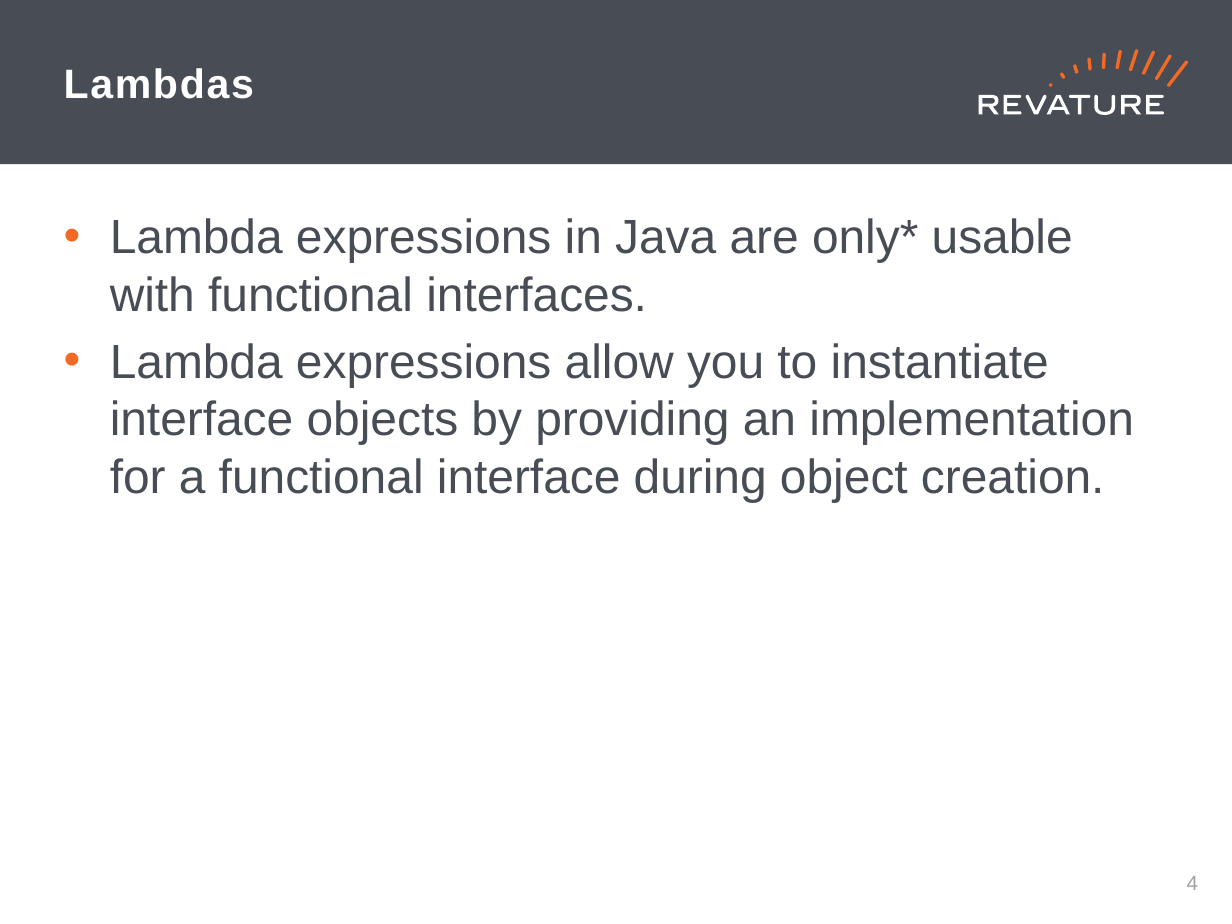
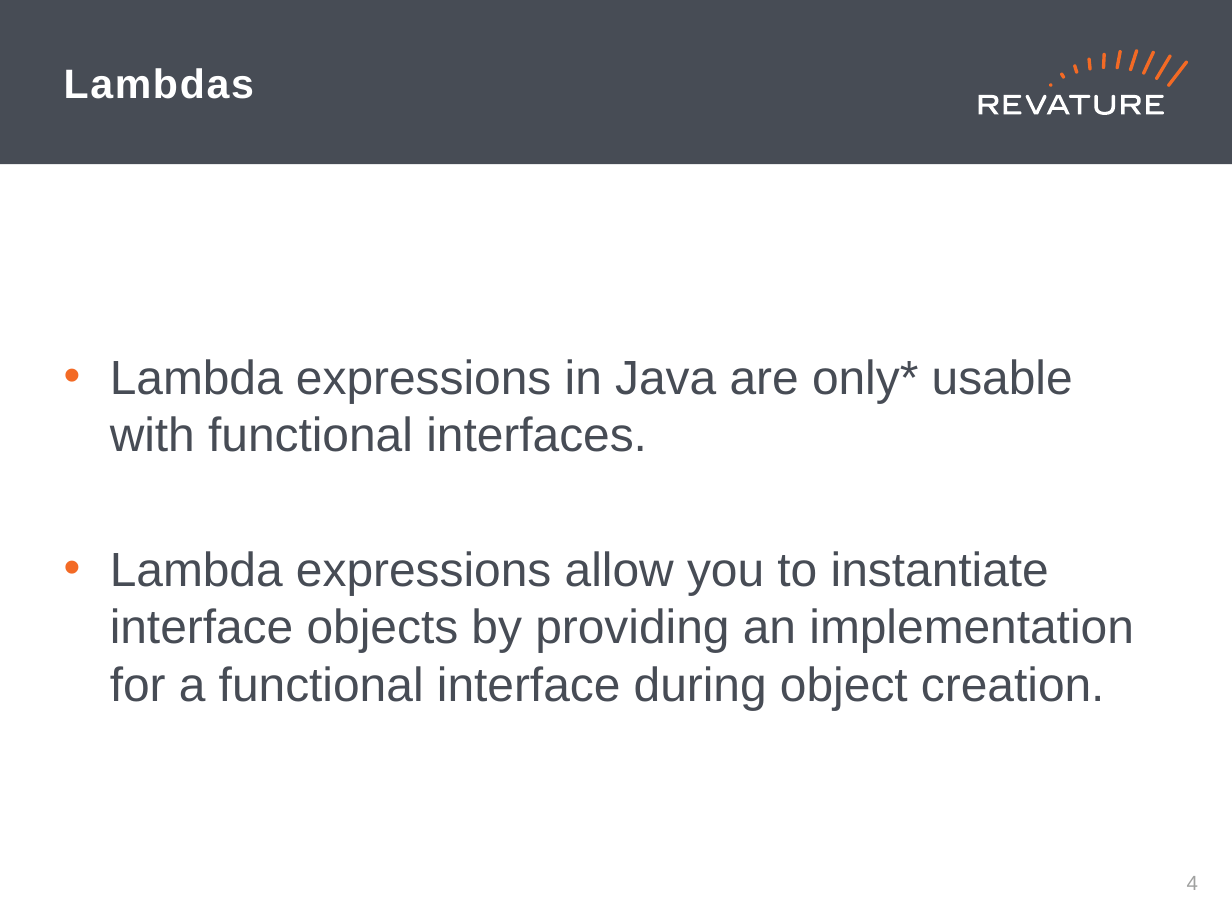
Before and after one commit to brynportella/RAP-210308, a slide deck: slide 5 of PPT/Day_30.pptx. Drawn at 1232x924 pixels with LibreOffice and Linux fonts; fonts in the diff are those of the drawing. Boxes give left, top, right and bottom in pixels: in the first picture for what was removed or moved away, otherwise in the second. Text is boxed around its words. In the diff, an @@ line names an element or a change of style, - is before the commit and + after.

```diff
--- a/PPT/Day_30.pptx
+++ b/PPT/Day_30.pptx
@@ text "Lambda expressions in Java are ..." at [110, 359, 1134, 710]: vertical alignment top to middle @@
```
Also in this commit, not shown: 2 other slides changed, 2 slides added, 27 other files.
